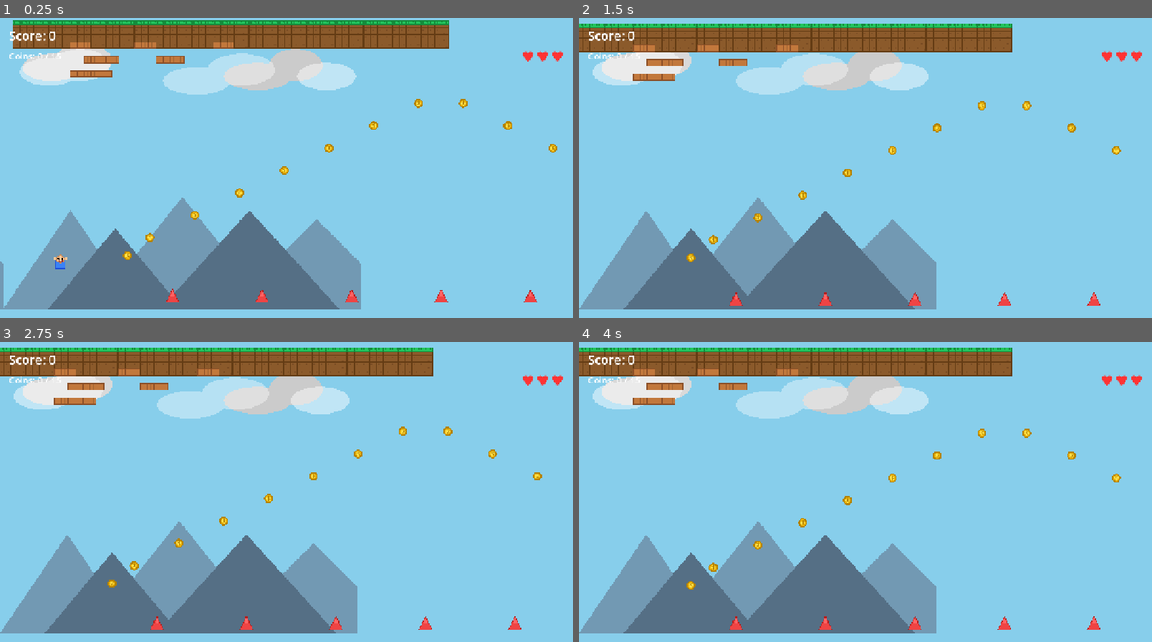
Above: before the commit, frames 1-4 (two rows, left to right).
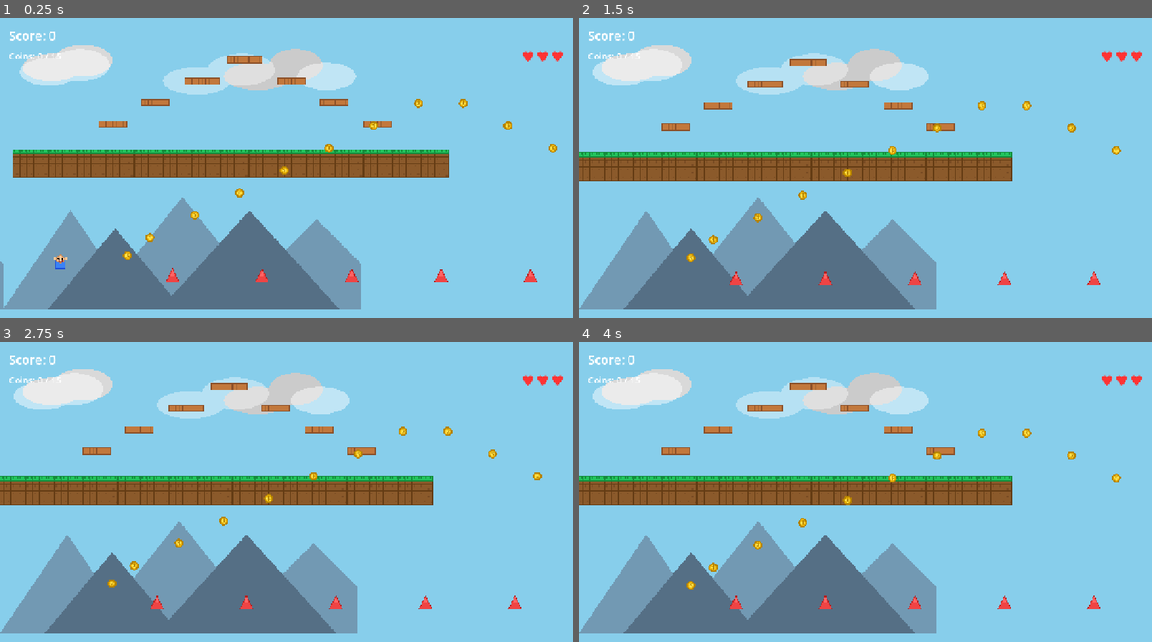
Above: after the commit, the same moments.

Repository: DavidH1ll/neovim-projects
Game: Godot game, scene res://scenes/main.tscn
Same seed, same stepped clock (60 frames per second), same inputs: the game is played once before the commit and once after it.
Inputs:
- Up to frame 1 (0.25 s): no input
- Up to frame 2 (1.5 s): hold D (move_right) from 0.53 s (still down); tap Space (jump) at 0.77 s
- Up to frame 3 (2.75 s): tap Space (jump) at 1.52 s; release D (move_right) at 2.03 s; hold A (move_left) from 2.03 s (still down)
- Up to frame 4 (4 s): release A (move_left) at 2.78 s; hold D (move_right) from 2.78 s (still down); tap Space (jump) at 3.02, 3.77 s

The runs differ from the first frame. In frame 1, 16% of the frame differs, in the area x 2-94%, y 0-95%; in frame 2, 16%; in frame 3, 16%, in the area x 0-91%, y 1-96%; in frame 4, 16%.

Commit message:
Fix ground position in platformer
- Move ground tiles from y=0 to y=18 (pixel 576) so player lands on it
- Add stair-step platforms to match coin arc heights
- Reposition spikes to y=562 so they sit on ground surface
- Reposition flag to y=552 so it sits on ground surface

Diff:
--- a/godot-platformer/scenes/level.tscn
+++ b/godot-platformer/scenes/level.tscn
@@ -43,12 +43,13 @@
 format = 2
 layer_0/name = "Ground"
 layer_0/tile_data = PackedInt32Array(
-0, 0, 0, 1, 0, 0, 2, 0, 0, 3, 0, 0, 4, 0, 0, 5, 0, 0, 6, 0, 0, 7, 0, 0, 8, 0, 0, 9, 0, 0, 10, 0, 0, 11, 0, 0, 12, 0, 0, 13, 0, 0, 14, 0, 0, 15, 0, 0, 16, 0, 0, 17, 0, 0, 18, 0, 0, 19, 0, 0, 20, 0, 0, 21, 0, 0, 22, 0, 0, 23, 0, 0, 24, 0, 0, 25, 0, 0, 26, 0, 0, 27, 0, 0, 28, 0, 0, 29, 0, 0, 30, 0, 0, 31, 0, 0, 32, 0, 0, 33, 0, 0, 34, 0, 0, 35, 0, 0, 36, 0, 0, 37, 0, 0, 38, 0, 0, 39, 0, 0, 40, 0, 0, 41, 0, 0, 42, 0, 0, 43, 0, 0, 44, 0, 0, 45, 0, 0, 46, 0, 0, 47, 0, 0, 48, 0, 0, 49, 0, 0, 50, 0, 0, 51, 0, 0, 52, 0, 0, 53, 0, 0, 54, 0, 0, 55, 0, 0, 56, 0, 0, 57, 0, 0, 58, 0, 0, 59, 0, 0,
-65536, 1, 0, 65537, 1, 0, 65538, 1, 0, 65539, 1, 0, 65540, 1, 0, 65541, 1, 0, 65542, 1, 0, 65543, 1, 0, 65544, 1, 0, 65545, 1, 0, 65546, 1, 0, 65547, 1, 0, 65548, 1, 0, 65549, 1, 0, 65550, 1, 0, 65551, 1, 0, 65552, 1, 0, 65553, 1, 0, 65554, 1, 0, 65555, 1, 0, 65556, 1, 0, 65557, 1, 0, 65558, 1, 0, 65559, 1, 0, 65560, 1, 0, 65561, 1, 0, 65562, 1, 0, 65563, 1, 0, 65564, 1, 0, 65565, 1, 0, 65566, 1, 0, 65567, 1, 0, 65568, 1, 0, 65569, 1, 0, 65570, 1, 0, 65571, 1, 0, 65572, 1, 0, 65573, 1, 0, 65574, 1, 0, 65575, 1, 0, 65576, 1, 0, 65577, 1, 0, 65578, 1, 0, 65579, 1, 0, 65580, 1, 0, 65581, 1, 0, 65582, 1, 0, 65583, 1, 0, 65584, 1, 0, 65585, 1, 0, 65586, 1, 0, 65587, 1, 0, 65588, 1, 0, 65589, 1, 0, 65590, 1, 0, 65591, 1, 0, 65592, 1, 0, 65593, 1, 0, 65594, 1, 0, 65595, 1, 0,
-131072, 1, 0, 131073, 1, 0, 131074, 1, 0, 131075, 1, 0, 131076, 1, 0, 131077, 1, 0, 131078, 1, 0, 131079, 1, 0, 131080, 1, 0, 131081, 1, 0, 131082, 1, 0, 131083, 1, 0, 131084, 1, 0, 131085, 1, 0, 131086, 1, 0, 131087, 1, 0, 131088, 1, 0, 131089, 1, 0, 131090, 1, 0, 131091, 1, 0, 131092, 1, 0, 131093, 1, 0, 131094, 1, 0, 131095, 1, 0, 131096, 1, 0, 131097, 1, 0, 131098, 1, 0, 131099, 1, 0, 131100, 1, 0, 131101, 1, 0, 131102, 1, 0, 131103, 1, 0, 131104, 1, 0, 131105, 1, 0, 131106, 1, 0, 131107, 1, 0, 131108, 1, 0, 131109, 1, 0, 131110, 1, 0, 131111, 1, 0, 131112, 1, 0, 131113, 1, 0, 131114, 1, 0, 131115, 1, 0, 131116, 1, 0, 131117, 1, 0, 131118, 1, 0, 131119, 1, 0, 131120, 1, 0, 131121, 1, 0, 131122, 1, 0, 131123, 1, 0, 131124, 1, 0, 131125, 1, 0, 131126, 1, 0, 131127, 1, 0, 131128, 1, 0, 131129, 1, 0, 131130, 1, 0, 131131, 1, 0,
-196616, 2, 0, 196617, 2, 0, 196618, 2, 0,
-196624, 2, 0, 196625, 2, 0, 196626, 2, 0, 196627, 2, 0,
-196636, 2, 0, 196637, 2, 0, 196638, 2, 0,
-327690, 2, 0, 327691, 2, 0, 327692, 2, 0, 327693, 2, 0,
-327700, 2, 0, 327701, 2, 0, 327702, 2, 0,
-458760, 2, 0, 458761, 2, 0, 458762, 2, 0, 458763, 2, 0, 458764, 2, 0)
+1179648, 0, 0, 1179649, 0, 0, 1179650, 0, 0, 1179651, 0, 0, 1179652, 0, 0, 1179653, 0, 0, 1179654, 0, 0, 1179655, 0, 0, 1179656, 0, 0, 1179657, 0, 0, 1179658, 0, 0, 1179659, 0, 0, 1179660, 0, 0, 1179661, 0, 0, 1179662, 0, 0, 1179663, 0, 0, 1179664, 0, 0, 1179665, 0, 0, 1179666, 0, 0, 1179667, 0, 0, 1179668, 0, 0, 1179669, 0, 0, 1179670, 0, 0, 1179671, 0, 0, 1179672, 0, 0, 1179673, 0, 0, 1179674, 0, 0, 1179675, 0, 0, 1179676, 0, 0, 1179677, 0, 0, 1179678, 0, 0, 1179679, 0, 0, 1179680, 0, 0, 1179681, 0, 0, 1179682, 0, 0, 1179683, 0, 0, 1179684, 0, 0, 1179685, 0, 0, 1179686, 0, 0, 1179687, 0, 0, 1179688, 0, 0, 1179689, 0, 0, 1179690, 0, 0, 1179691, 0, 0, 1179692, 0, 0, 1179693, 0, 0, 1179694, 0, 0, 1179695, 0, 0, 1179696, 0, 0, 1179697, 0, 0, 1179698, 0, 0, 1179699, 0, 0, 1179700, 0, 0, 1179701, 0, 0, 1179702, 0, 0, 1179703, 0, 0, 1179704, 0, 0, 1179705, 0, 0, 1179706, 0, 0, 1179707, 0, 0,
+1245184, 1, 0, 1245185, 1, 0, 1245186, 1, 0, 1245187, 1, 0, 1245188, 1, 0, 1245189, 1, 0, 1245190, 1, 0, 1245191, 1, 0, 1245192, 1, 0, 1245193, 1, 0, 1245194, 1, 0, 1245195, 1, 0, 1245196, 1, 0, 1245197, 1, 0, 1245198, 1, 0, 1245199, 1, 0, 1245200, 1, 0, 1245201, 1, 0, 1245202, 1, 0, 1245203, 1, 0, 1245204, 1, 0, 1245205, 1, 0, 1245206, 1, 0, 1245207, 1, 0, 1245208, 1, 0, 1245209, 1, 0, 1245210, 1, 0, 1245211, 1, 0, 1245212, 1, 0, 1245213, 1, 0, 1245214, 1, 0, 1245215, 1, 0, 1245216, 1, 0, 1245217, 1, 0, 1245218, 1, 0, 1245219, 1, 0, 1245220, 1, 0, 1245221, 1, 0, 1245222, 1, 0, 1245223, 1, 0, 1245224, 1, 0, 1245225, 1, 0, 1245226, 1, 0, 1245227, 1, 0, 1245228, 1, 0, 1245229, 1, 0, 1245230, 1, 0, 1245231, 1, 0, 1245232, 1, 0, 1245233, 1, 0, 1245234, 1, 0, 1245235, 1, 0, 1245236, 1, 0, 1245237, 1, 0, 1245238, 1, 0, 1245239, 1, 0, 1245240, 1, 0, 1245241, 1, 0, 1245242, 1, 0, 1245243, 1, 0,
+1310720, 1, 0, 1310721, 1, 0, 1310722, 1, 0, 1310723, 1, 0, 1310724, 1, 0, 1310725, 1, 0, 1310726, 1, 0, 1310727, 1, 0, 1310728, 1, 0, 1310729, 1, 0, 1310730, 1, 0, 1310731, 1, 0, 1310732, 1, 0, 1310733, 1, 0, 1310734, 1, 0, 1310735, 1, 0, 1310736, 1, 0, 1310737, 1, 0, 1310738, 1, 0, 1310739, 1, 0, 1310740, 1, 0, 1310741, 1, 0, 1310742, 1, 0, 1310743, 1, 0, 1310744, 1, 0, 1310745, 1, 0, 1310746, 1, 0, 1310747, 1, 0, 1310748, 1, 0, 1310749, 1, 0, 1310750, 1, 0, 1310751, 1, 0, 1310752, 1, 0, 1310753, 1, 0, 1310754, 1, 0, 1310755, 1, 0, 1310756, 1, 0, 1310757, 1, 0, 1310758, 1, 0, 1310759, 1, 0, 1310760, 1, 0, 1310761, 1, 0, 1310762, 1, 0, 1310763, 1, 0, 1310764, 1, 0, 1310765, 1, 0, 1310766, 1, 0, 1310767, 1, 0, 1310768, 1, 0, 1310769, 1, 0, 1310770, 1, 0, 1310771, 1, 0, 1310772, 1, 0, 1310773, 1, 0, 1310774, 1, 0, 1310775, 1, 0, 1310776, 1, 0, 1310777, 1, 0, 1310778, 1, 0, 1310779, 1, 0,
+917516, 2, 0, 917517, 2, 0, 917518, 2, 0,
+720914, 2, 0, 720915, 2, 0, 720916, 2, 0,
+524312, 2, 0, 524313, 2, 0, 524314, 2, 0, 524315, 2, 0,
+327710, 2, 0, 327711, 2, 0, 327712, 2, 0, 327713, 2, 0,
+524325, 2, 0, 524326, 2, 0, 524327, 2, 0,
+720939, 2, 0, 720940, 2, 0, 720941, 2, 0,
+917553, 2, 0, 917554, 2, 0, 917555, 2, 0)
--- a/godot-platformer/scenes/main.tscn
+++ b/godot-platformer/scenes/main.tscn
@@ -83,28 +83,28 @@
 [node name="Hazards" type="Node2D" parent="."]
 
 [node name="Spike1" parent="Hazards" instance=ExtResource("6_spike")]
-position = Vector2(350, 608)
+position = Vector2(350, 562)
 
 [node name="Spike2" parent="Hazards" instance=ExtResource("6_spike")]
-position = Vector2(550, 608)
+position = Vector2(550, 562)
 
 [node name="Spike3" parent="Hazards" instance=ExtResource("6_spike")]
-position = Vector2(750, 608)
+position = Vector2(750, 562)
 
 [node name="Spike4" parent="Hazards" instance=ExtResource("6_spike")]
-position = Vector2(950, 608)
+position = Vector2(950, 562)
 
 [node name="Spike5" parent="Hazards" instance=ExtResource("6_spike")]
-position = Vector2(1150, 608)
+position = Vector2(1150, 562)
 
 [node name="Spike6" parent="Hazards" instance=ExtResource("6_spike")]
-position = Vector2(1350, 608)
+position = Vector2(1350, 562)
 
 [node name="Spike7" parent="Hazards" instance=ExtResource("6_spike")]
-position = Vector2(1550, 608)
+position = Vector2(1550, 562)
 
 [node name="Flag" parent="." instance=ExtResource("7_flag")]
-position = Vector2(1800, 560)
+position = Vector2(1800, 552)
 
 [node name="UI" parent="." instance=ExtResource("4_ui")]
 
